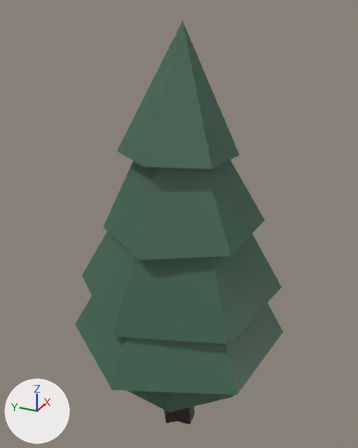
What one commit did to the FBX model Blueprint/app/sampledata/models/model_1.fbx.
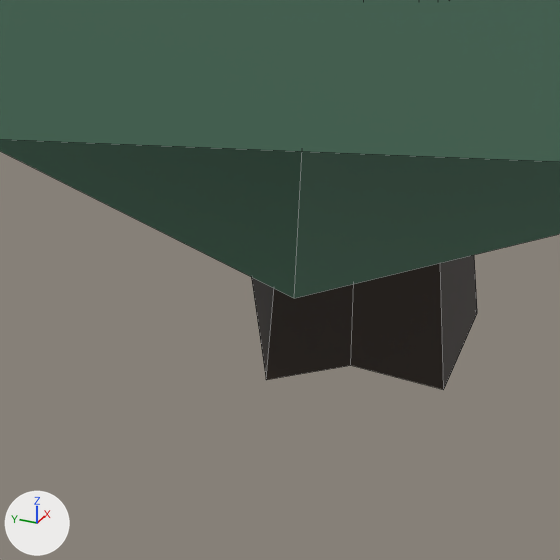
Old and new are each drawn whole from a 50 mm lens placed at (-0.0739, -0.0334, 0.0839), pointed at (0.0023, 0.0009, 0.0458) and again close up on the part from 36% to 57% of the width and 83% to 100% of the height. Arrows for +X, +Y and +Z are at lower left; the lights stay in place. The close-ups show mesh edges as thin lines. Where no turn or scale is listed for an object, it has been applied to the vertices.

The first close-up shows 'pine:pine:Pine_Tree6'.
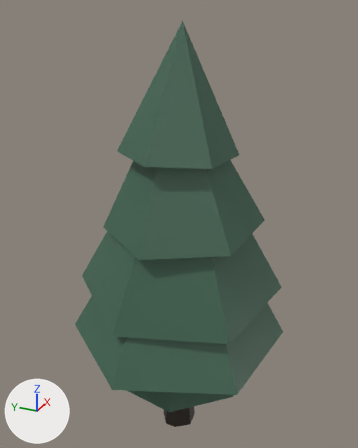
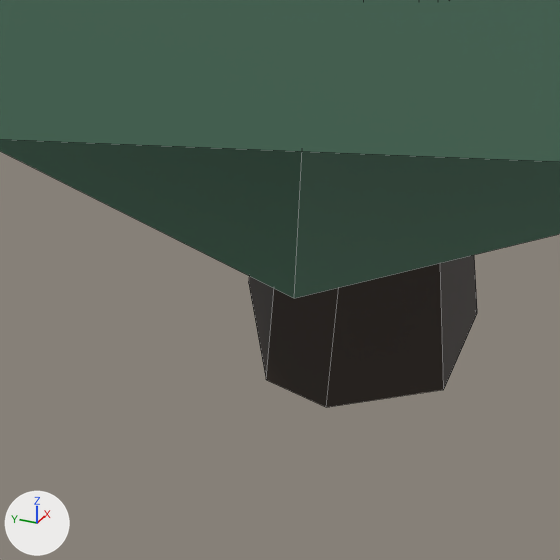
The newer file is also turned or shifted as a whole; pictures and numbers use the older file's frame.

Pixel boxes (x1, y1, x2, y2) of what changed, in the close-ups (560 x 560 px; the box of a moved part takes in the faces that stretch with it):
'pine:pine:Pine_Tree6', reshaped: before (0, 0, 560, 390); after (0, 0, 560, 407)
part 1 of me_mesh, moved or reshaped: before (252, 263, 444, 390); after (249, 263, 444, 407)

Patch to the scene script:
```diff
--- a/Blueprint/app/sampledata/models/model_1.fbx.py
+++ b/Blueprint/app/sampledata/models/model_1.fbx.py
@@ me_mesh @@
 me_mesh.from_pydata(...)  # 78 vertices, 73 faces; spans x -0.0215..0.0194, y -0.0191..0.0191, z 0.0..0.0807
 # used by ob_pine_pine_pine_tree6; location = (0.00103, 0.0, 0.00001)
-me_mesh.vertices[1].co = (0.0002, 0.0041, 0.0)  # pixel (251, 278)
-me_mesh.vertices[3].co = (-0.0016, 0.0, 0.0)  # pixel (350, 365)
+# me_mesh part 1
+me_mesh.vertices[1].co = (0.0, 0.0041, 0.0)  # pixel (248, 283)
+me_mesh.vertices[3].co = (-0.0034, 0.0, 0.0)  # pixel (326, 407)
 me_mesh.materials.append(mat_pine_pine_pinetexture2)
```
